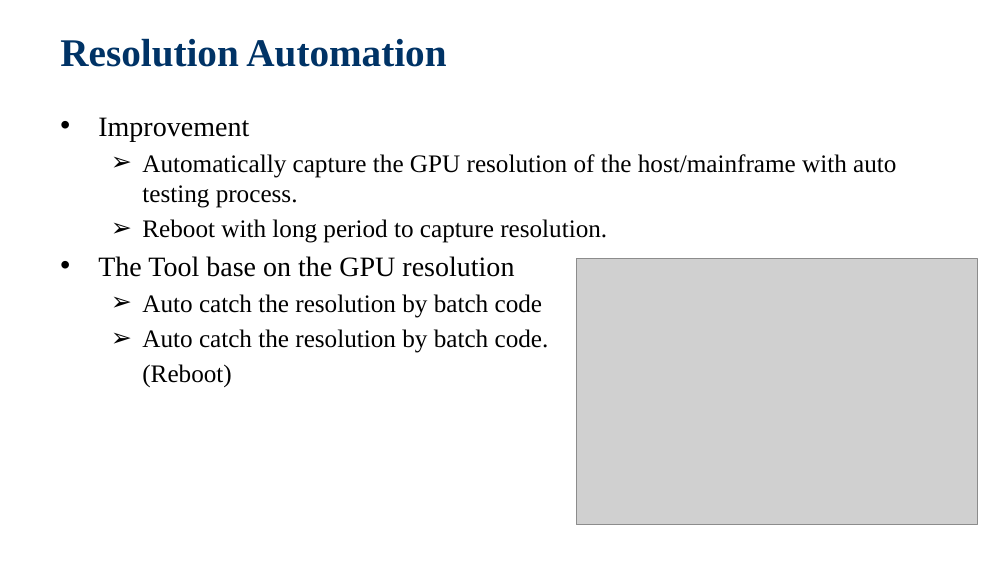
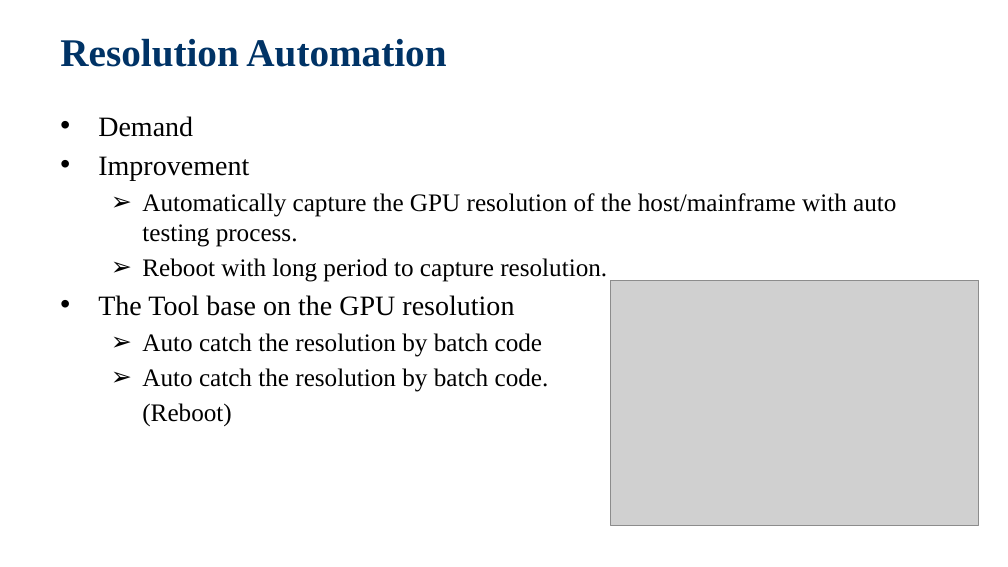
Before and after one commit to jackiejay888/automation, a slide deck: slide 18 of kpi/Test Automation_20200219_2.pptx. Drawn at 1008x567 pixels with LibreOffice and Linux fonts; fonts in the diff are those of the drawing; grey boxes stand for pictures; background and template pictures are left out. Boxes give left, top, right and bottom in pixels: in the first picture for what was removed or moved away, otherwise in the second. Text is boxed around its words. In the diff, an @@ line names an element or a change of style, - is before the commit and + after.

```diff
--- a/kpi/Test Automation_20200219_2.pptx
+++ b/kpi/Test Automation_20200219_2.pptx
@@ text at box(98, 116, 193, 137): paragraph added @@
+  • Demand
@@ picture: place and size @@
-picture at box(577, 258, 978, 524)
+picture at box(610, 280, 979, 525)
```
Also in this commit, not shown: 7 other slides changed, 1 other file.
